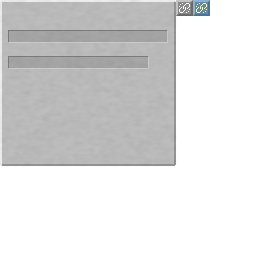
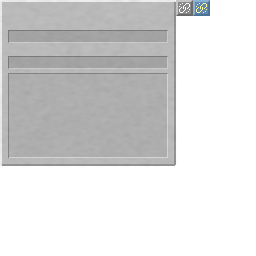
Layer changes from the first 256 × 256 image to the second:
added group "ListBox" with 3 layers above "Button" over (x1=8, y1=73, x2=168, y2=158)
added layer "dark #1" (25%) in group "ListBox" over (x1=8, y1=73, x2=168, y2=158)
added layer "light #1" (46%) in group "ListBox" over (x1=9, y1=73, x2=168, y2=158)
added layer "Base #1" (6%) in group "ListBox" over (x1=8, y1=73, x2=168, y2=158)
added group "InputBox" with 3 layers above "Background" over (x1=8, y1=30, x2=168, y2=69)
moved "nameBoxShades" into group "InputBox", painted on it over (x1=8, y1=30, x2=168, y2=69)
moved "nameBoxLights" into group "InputBox", painted on it over (x1=8, y1=30, x2=168, y2=69)
moved "inputBoxBase" into group "InputBox", painted on it over (x1=8, y1=30, x2=168, y2=69)
